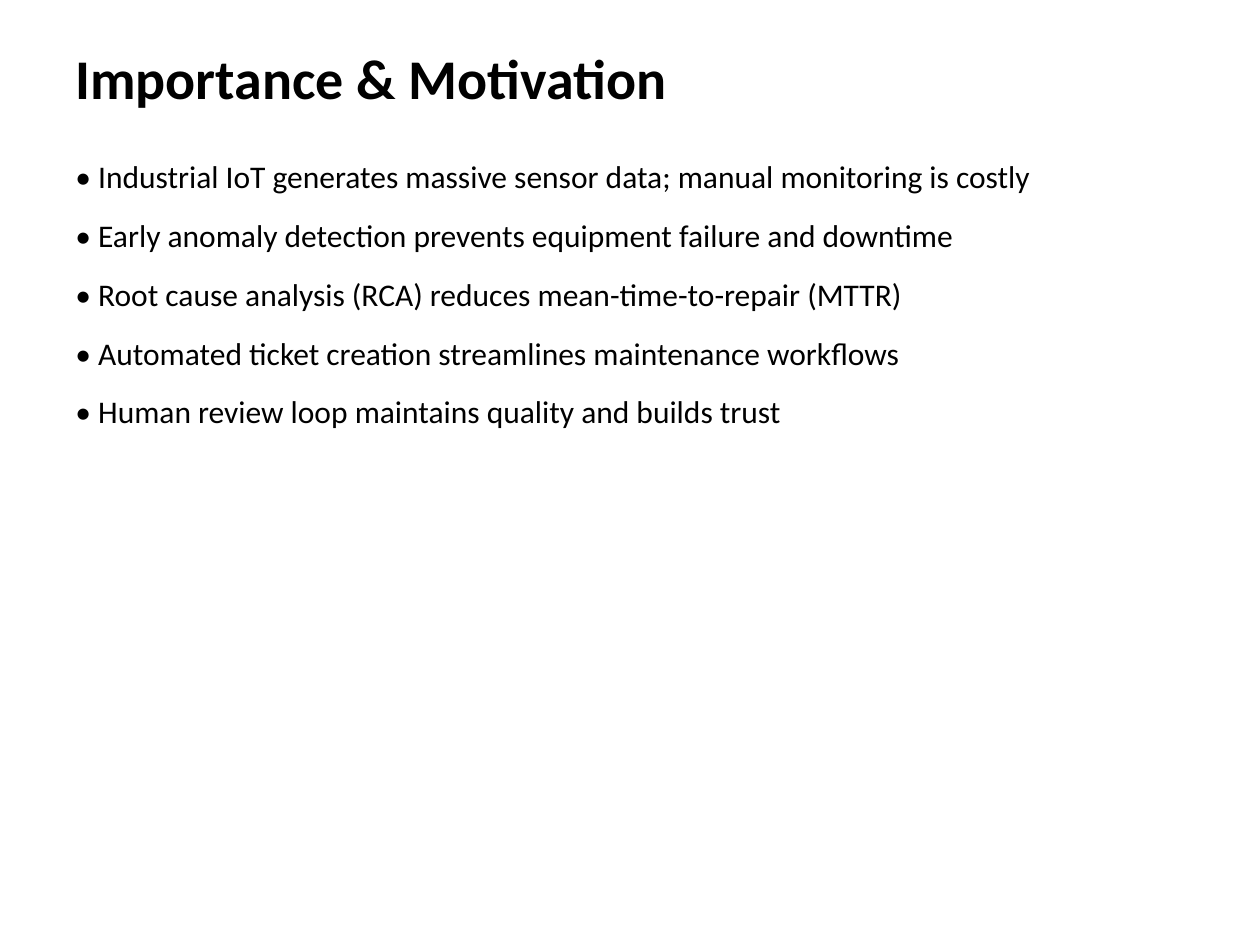
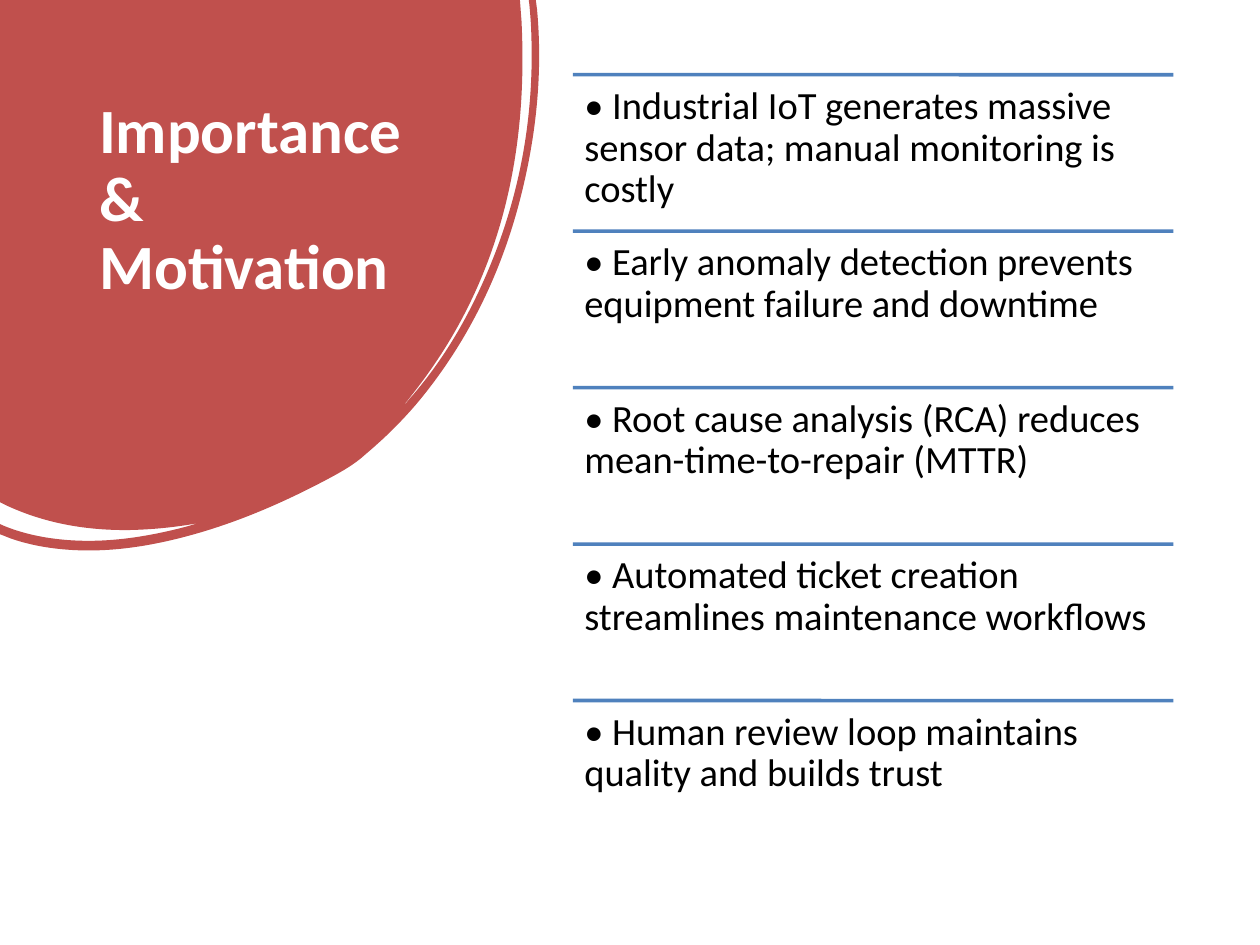
Before and after one commit to Haoj1/Powerplant-Multi-Agent, a slide deck: slide 4 of docs/Multi-Agent_Powerplant_Project.pptx. Drawn at 1260x945 pixels with LibreOffice and Linux fonts; fonts in the diff are those of the drawing. Boxes give left, top, right and bottom in pixels: in the first picture for what was removed or moved away, otherwise in the second. Text is boxed around its words. In the diff, an @@ line names an element or a change of style, - is before the commit and + after.

```diff
--- a/docs/Multi-Agent_Powerplant_Project.pptx
+++ b/docs/Multi-Agent_Powerplant_Project.pptx
@@ freeform shape added at bbox=[0, 0, 539, 551], fill #C0504D @@
@@ text "Importance & Motivation": place and size @@
-text "Importance & Motivation" at bbox=[75, 59, 667, 108]
+text "Importance & Motivation" at bbox=[99, 112, 401, 290]
@@ text "Importance & Motivation" at bbox=[99, 112, 401, 290]: size 32 to 36 pt, text colour #000000 to #FFFFFF; line spacing 1 to 0.9; more space between paragraphs @@
@@ text removed at bbox=[98, 166, 1030, 428] @@
-• Industrial IoT generates massive sensor data; manual monitoring is costly
-• Early anomaly detection prevents equipment failure and downtime
-• Root cause analysis (RCA) reduces mean-time-to-repair (MTTR)
-• Automated ticket creation streamlines maintenance workflows
-• Human review loop maintains quality and builds trust
@@ group added at bbox=[573, 74, 1173, 793]: 5 lines, 5 texts @@
+• Industrial IoT generates massive sensor data; manual monitoring is costly
+• Early anomaly detection prevents equipment failure and downtime
+• Root cause analysis (RCA) reduces mean-time-to-repair (MTTR)
+• Automated ticket creation streamlines maintenance workflows
+• Human review loop maintains quality and builds trust
```
Also in this commit, not shown: 24 other slides changed, 5 slides added, 2 slides removed.
